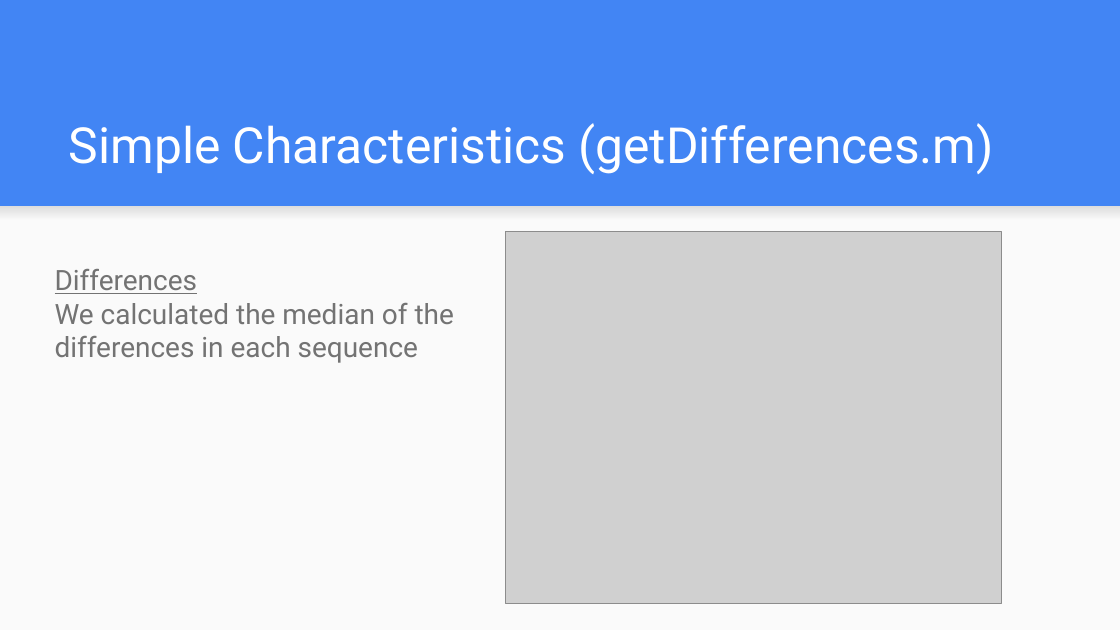
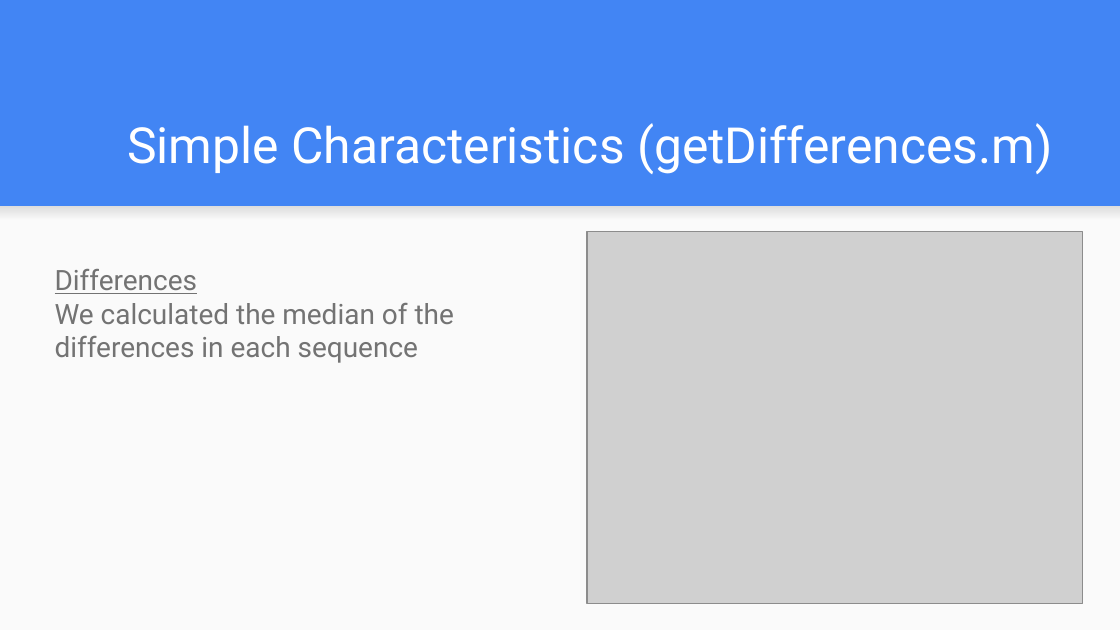
Before and after one commit to orzuk/OEIS, a slide deck: slide 10 of Filtering and summary statistics/filtering+stats.pptx. Drawn at 1120x630 pixels with LibreOffice and Linux fonts; fonts in the diff are those of the drawing; grey boxes stand for pictures. Boxes give left, top, right and bottom in pixels: in the first picture for what was removed or moved away, otherwise in the second. Text is boxed around its words. In the diff, an @@ line names an element or a change of style, - is before the commit and + after.

```diff
--- a/Filtering and summary statistics/filtering+stats.pptx
+++ b/Filtering and summary statistics/filtering+stats.pptx
@@ text "Simple Characteristics (getDifferences.m)" at bbox=[127, 123, 1052, 174]: alignment left to right @@
@@ picture: place and size @@
-picture at bbox=[505, 232, 1001, 604]
+picture at bbox=[587, 232, 1083, 604]
```
Also in this commit, not shown: 18 other slides changed.
